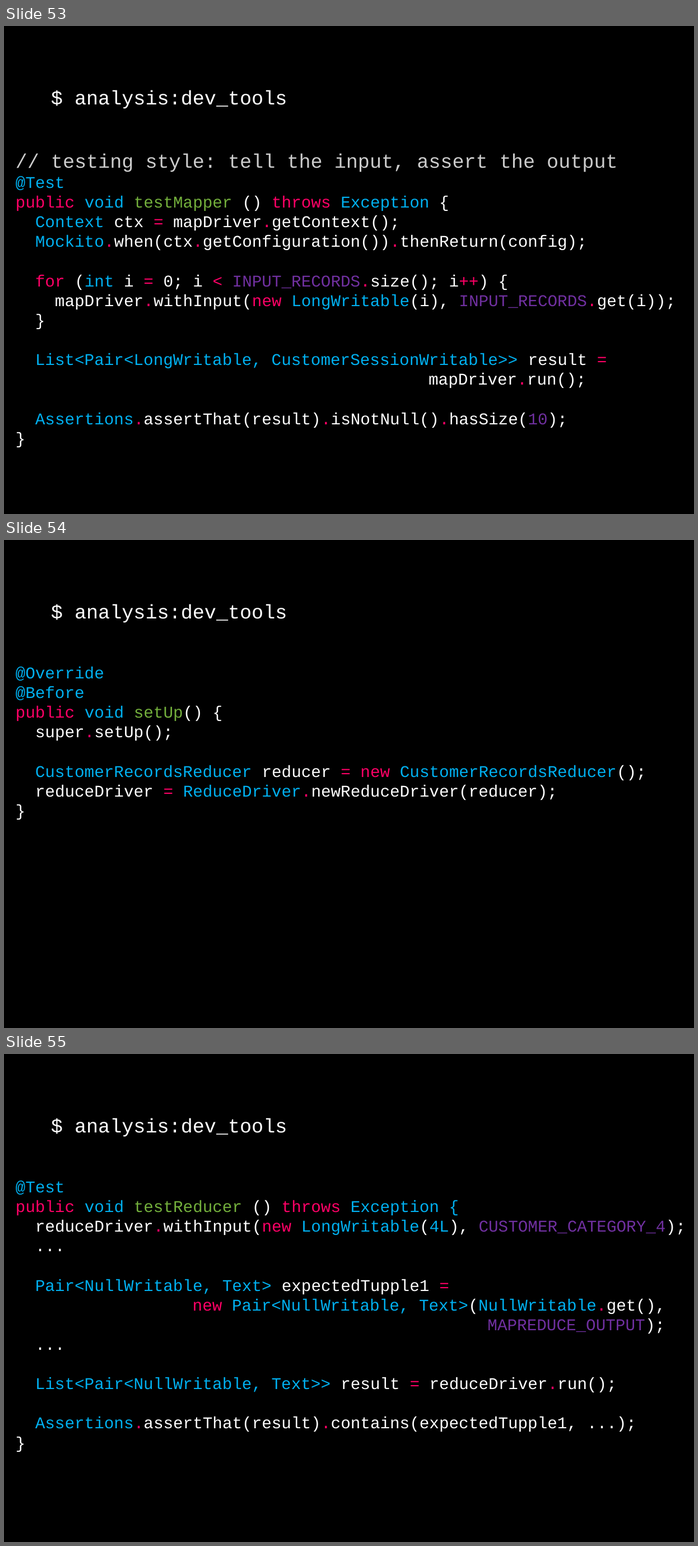
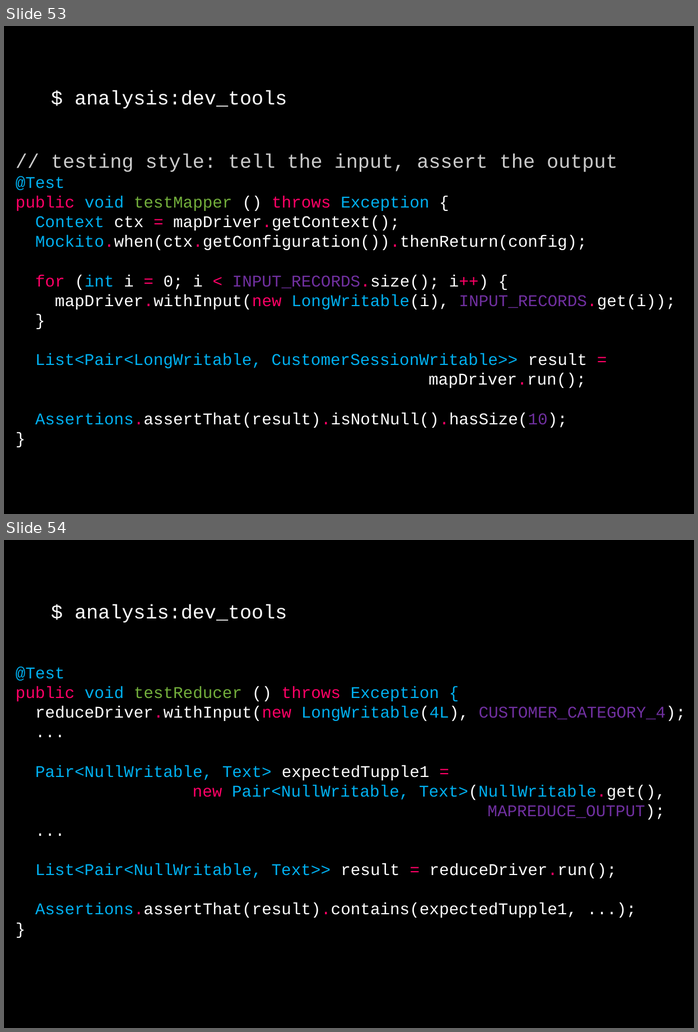
Before and after one commit to dzamurovic/coding-serbia-2014, a slide deck: coding-serbia.pptx. Shown one above the other, each under a label of ours: slides 53, 54 and 55 before the commit, slides 53 and 54 after it. The pictures are 698x1546 and 698x1032 pixels, drawn with LibreOffice and Linux fonts; fonts in the diff are those of the drawing. Boxes give left, top, right and bottom in pixels: in the first picture for what was removed or moved away, otherwise in the second. Text is boxed around its words. In the diff, an @@ line names an element or a change of style, - is before the commit and + after.

```diff
--- a/coding-serbia.pptx
+++ b/coding-serbia.pptx
@@ slide 54 removed at <box>4,540,694,1028</box>, background #000000 @@
@@ rectangle removed at <box>4,594,694,828</box> @@
-$ analysis:dev_tools
-@Override
-@Before
-public void setUp() {
-super.setUp();
-CustomerRecordsReducer reducer = new CustomerRecordsReducer();
-reduceDriver = ReduceDriver.newReduceDriver(reducer);
-}
@@ what was slide 55 is now slide 54 @@
```
Also in this commit, not shown: 7 slides changed.
